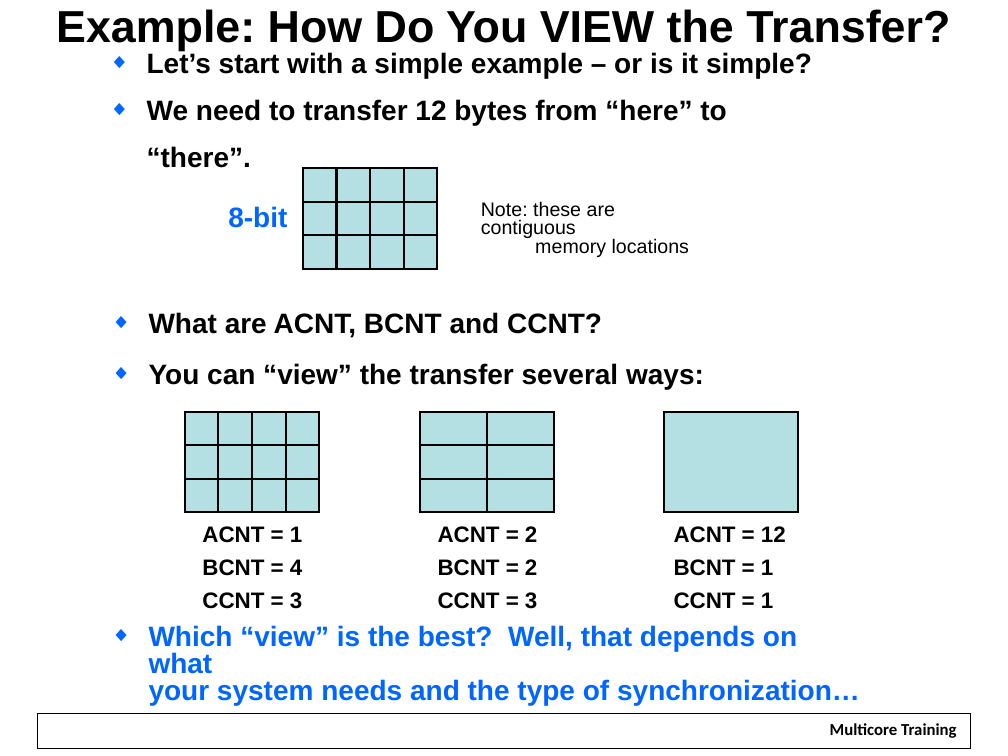
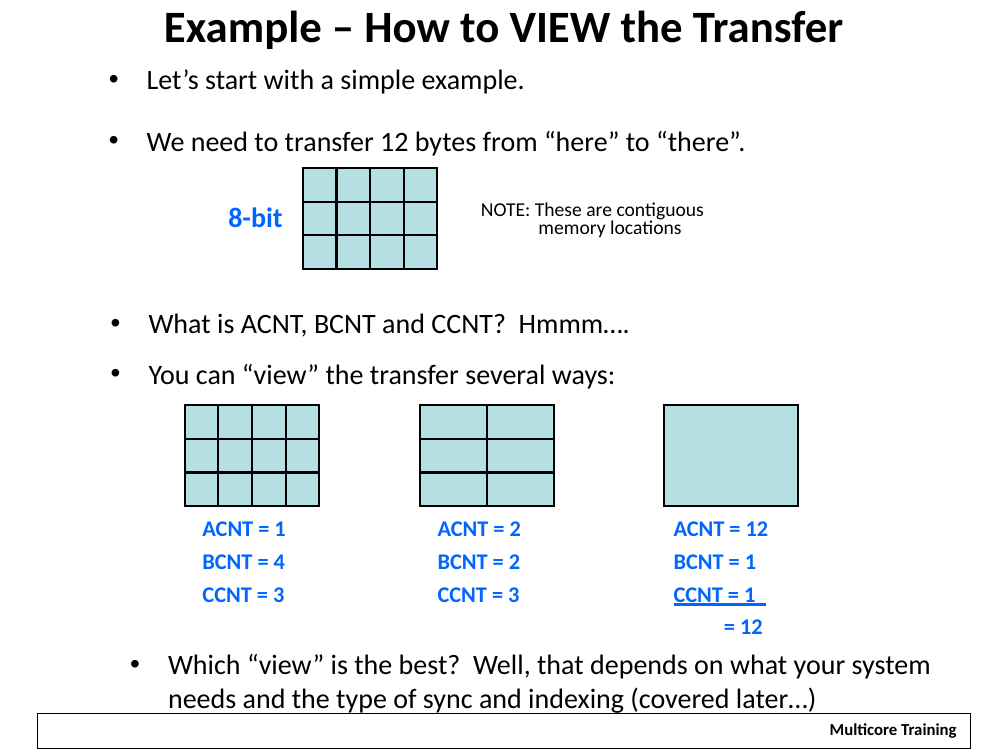
Before and after one commit to hari1989/keystone-workshop, a slide deck: slide 14 of slides/Intro to EDMA.pptx (slide 12 before the commit). Drawn at 1008x756 pixels with LibreOffice and Linux fonts; fonts in the diff are those of the drawing; background and template pictures are left out. Boxes give left, top, right and bottom in pixels: in the first picture for what was removed or moved away, otherwise in the second. Text is boxed around its words. In the diff, an @@ line names an element or a change of style, - is before the commit and + after.

```diff
--- a/slides/Intro to EDMA.pptx
+++ b/slides/Intro to EDMA.pptx
@@ title at (x1=164, y1=10, x2=843, y2=49): text changed; font Arial to Calibri @@
-Example: How Do You VIEW the Transfer?
+Example – How to VIEW the Transfer
@@ text "Let’s start with a simple ..." moved from (x1=147, y1=51, x2=812, y2=168) to (x1=147, y1=69, x2=745, y2=156) @@
@@ text at (x1=147, y1=69, x2=525, y2=94): text changed; font Arial to Calibri; bold off @@
-◆ Let’s start with a simple example – or is it simple?
+• Let’s start with a simple example.
@@ text at (x1=147, y1=131, x2=745, y2=156): font Arial to Calibri, bold off in "We need to transfer 12 bytes from ..."; bullet ◆ to •; more space between paragraphs; bullet colour #0066FF to #000000 @@
@@ text "8-bit" at (x1=228, y1=207, x2=282, y2=228): font Arial to Calibri @@
@@ text at (x1=481, y1=202, x2=704, y2=237): text changed; font Arial to Calibri @@
-Note: these are contiguous
-memory locations
+NOTE: These are contiguous
+memory locations
@@ text at (x1=149, y1=313, x2=630, y2=337): text changed; font Arial to Calibri; bold off @@
-◆ What are ACNT, BCNT and CCNT?
+• What is ACNT, BCNT and CCNT? Hmmm….
@@ text "You can “view” the transfer ..." at (x1=149, y1=364, x2=616, y2=389): font Arial to Calibri, bold off; bullet ◆ to •; more space between paragraphs; bullet colour #0066FF to #000000 @@
@@ 13 rectangles moved together from (x1=184, y1=411, x2=797, y2=512) to (x1=184, y1=405, x2=797, y2=506) @@
@@ 6 rectangles moved together from (x1=184, y1=446, x2=554, y2=479) to (x1=184, y1=438, x2=554, y2=472) @@
@@ text "ACNT = 1" at (x1=202, y1=521, x2=285, y2=602): font Arial to Calibri, text colour #000000 to #0066FF @@
@@ text "ACNT = 2" at (x1=438, y1=521, x2=521, y2=602): font Arial to Calibri, text colour #000000 to #0066FF @@
@@ text at (x1=674, y1=521, x2=769, y2=606): font Arial to Calibri, text colour #000000 to #0066FF in "ACNT = 12", "BCNT = 1", "CCNT = 1"; underline on in "CCNT = 1" @@
@@ text at (x1=740, y1=619, x2=763, y2=634): paragraph added @@
+= 12
@@ text at (x1=168, y1=654, x2=931, y2=714): text changed; font Arial to Calibri; text colour #0066FF to #000000; bold off @@
-◆ Which “view” is the best? Well, that depends on what
-  your system needs and the type of synchronization…
+• Which “view” is the best? Well, that depends on what your system needs and the type of sync and indexing (covered later…)
```
Also in this commit, not shown: 30 other slides changed, 26 slides added, 90 slides removed.
